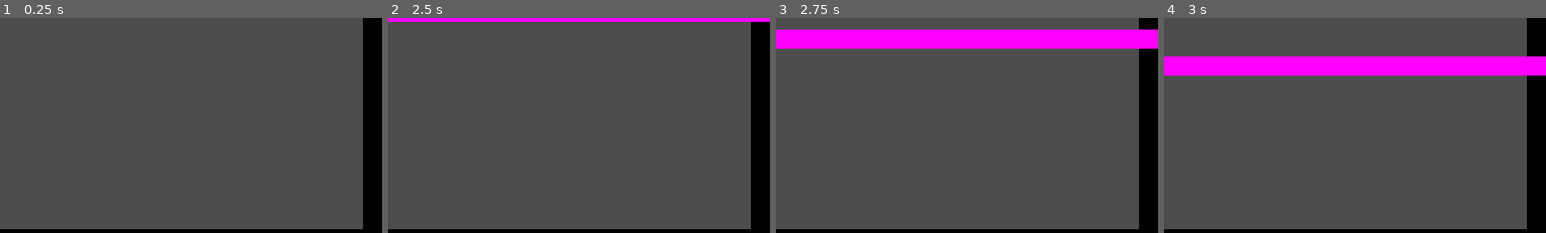
Above: before the commit, frames 1-4 (left to right).
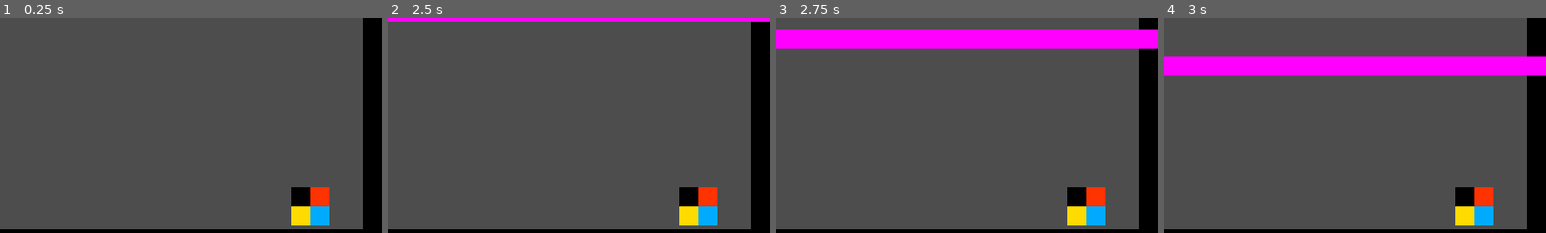
Above: after the commit, the same moments.

Repository: thanikTheDev/shrinking-nightmare
Game: Godot game, scene res://Scenes/Test Level.tscn
Same seed, same stepped clock (60 frames per second), same inputs: the game is played once before the commit and once after it. Before the commit the project has no main scene; this scene is started directly in both runs.
Inputs:
- Up to frame 1 (0.25 s): no input
- Up to frame 2 (2.5 s): tap Enter at 0.5 s; hold D (right) 0.53-2.03 s; tap Space (jump) at 0.77, 1.52 s; hold A (left) from 2.03 s (still down)
- Up to frame 3 (2.75 s): keep holding A (left)
- Up to frame 4 (3 s): release A (left) at 2.78 s; hold D (right) from 2.78 s (still down)
The pictures show only the part of the screen within x 50-100%, y 50-100%; the shares and areas given below are measured in that part.

The runs differ from the first frame. In frame 1, 1.8% of the frame differs, in the area x 76-87%, y 78-97%; in frame 2, 1.8%; in frame 3, 1.8%; in frame 4, 1.8%.

Commit message:
Made goal script to change scenes
it was shit

Diff:
--- /dev/null
+++ b/Scenes/Test Level 2.tscn
@@ -0,0 +1,3 @@
+[gd_scene format=3 uid="uid://b4rltp8lftygj"]
+
+[node name="Test Level 2" type="Node2D"]
--- a/Scenes/Test Level.tscn
+++ b/Scenes/Test Level.tscn
@@ -1,8 +1,9 @@
-[gd_scene load_steps=10 format=3 uid="uid://xn8wofqoe410"]
+[gd_scene load_steps=12 format=3 uid="uid://xn8wofqoe410"]
 
 [ext_resource type="Texture2D" uid="uid://d0e5muvoeynnk" path="res://Sprites/temp.png" id="1_yxm4l"]
 [ext_resource type="Script" path="res://Scripts/Player.gd" id="2_03bim"]
 [ext_resource type="Script" path="res://Scripts/DeathZone.gd" id="3_gf05u"]
+[ext_resource type="Script" path="res://Scripts/SwitchScenes.gd" id="4_sobtt"]
 
 [sub_resource type="TileSetAtlasSource" id="TileSetAtlasSource_v3lpp"]
 texture = ExtResource("1_yxm4l")
@@ -40,6 +41,9 @@
 [sub_resource type="RectangleShape2D" id="RectangleShape2D_46qhj"]
 size = Vector2(640, 16)
 
+[sub_resource type="RectangleShape2D" id="RectangleShape2D_ubi8v"]
+size = Vector2(35, 31)
+
 [node name="Main" type="Node2D"]
 
 [node name="TileMap" type="TileMap" parent="."]
@@ -71,5 +75,18 @@
 [node name="CollisionShape2D" type="CollisionShape2D" parent="Death Zone"]
 shape = SubResource("RectangleShape2D_46qhj")
 
+[node name="Goal" type="Area2D" parent="."]
+position = Vector2(0, -181)
+script = ExtResource("4_sobtt")
+next_scene = "res://Scenes/Test Level 2.tscn"
+
+[node name="CollisionShape2D" type="CollisionShape2D" parent="Goal"]
+position = Vector2(259.5, 338.5)
+shape = SubResource("RectangleShape2D_ubi8v")
+
+[node name="Goal" type="Sprite2D" parent="Goal"]
+position = Vector2(260, 338)
+texture = ExtResource("1_yxm4l")
+
 [connection signal="moved" from="Player" to="Death Zone" method="_on_player_moved"]
 [connection signal="body_entered" from="Death Zone" to="Death Zone" method="_on_body_entered"]
--- /dev/null
+++ b/Scripts/SwitchScenes.gd
@@ -0,0 +1,12 @@
+
+
+extends Area2D
+
+@export_file("Test Level 2.tscn") var next_scene
+
+# when the player hits the goal, load the next level.
+# Called when the node enters the scene tree for the first time.
+#get.tree().change_scene("res://Scenes/Test Level 2.tscn")
+
+func _on_body_entered(body):
+  if body.is_in_group("Player"): get_tree().change_scene_to_file(next_scene)
--- a/project.godot
+++ b/project.godot
@@ -11,6 +11,7 @@
 [application]
 
 config/name="shrinking-nightmare"
+run/main_scene="res://Scenes/Test Level.tscn"
 config/features=PackedStringArray("4.1", "GL Compatibility")
 config/icon="res://icon.svg"
 
